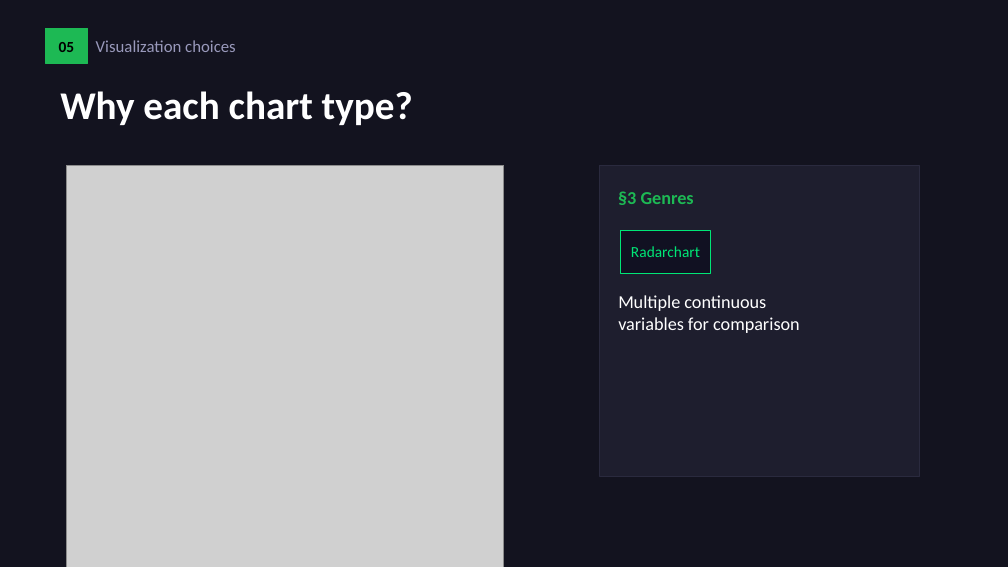
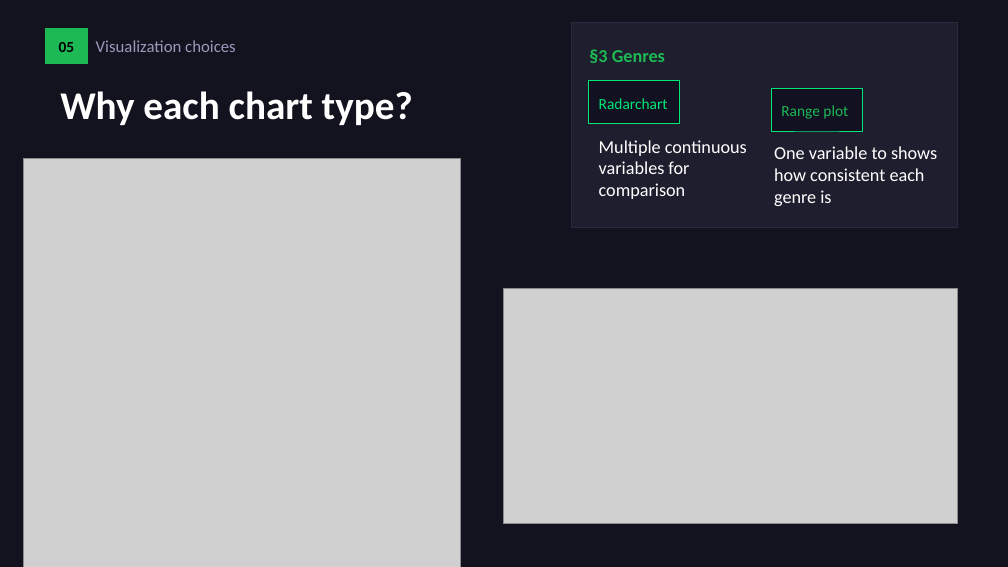
Before and after one commit to podsv-fs26-ad24/ad24-1-fancyproject, a slide deck: slide 9 of ad24-1-presentation.pptx. Drawn at 1008x567 pixels with LibreOffice and Linux fonts; fonts in the diff are those of the drawing; grey boxes stand for pictures. Boxes give left, top, right and bottom in pixels: in the first picture for what was removed or moved away, otherwise in the second. Text is boxed around its words. In the diff, an @@ line names an element or a change of style, - is before the commit and + after.

Commit message:
presentation update

```diff
--- a/ad24-1-presentation.pptx
+++ b/ad24-1-presentation.pptx
@@ rectangle: place and size @@
-rectangle at box(600, 165, 919, 477)
+rectangle at box(572, 22, 958, 227)
@@ text "§3 Genres": place and size @@
-text "§3 Genres" at box(618, 191, 694, 205)
+text "§3 Genres" at box(589, 49, 665, 63)
@@ text "Radarchart": place and size @@
-text "Radarchart" at box(631, 246, 700, 257)
+text "Radarchart" at box(599, 98, 668, 109)
@@ rectangle added at box(589, 81, 679, 123), fill #111122, outline #00E676 0.5 pt @@
@@ rectangle: place and size @@
-rectangle at box(620, 231, 711, 273)
+rectangle at box(771, 89, 862, 131)
@@ text added at box(781, 105, 848, 119), 11 pt, text #1DB954 @@
+Range plot
@@ text "Multiple continuous variables for comparison" rewrapped from box(618, 295, 800, 333) to box(599, 140, 747, 199) @@
@@ text added at box(774, 146, 937, 206), 13 pt, text #FFFFFF @@
+One variable to shows how consistent each genre is
@@ picture: place and size @@
-picture at box(67, 165, 504, 567)
+picture at box(23, 158, 461, 567)
@@ picture added at box(504, 288, 958, 524) @@
```
Also in this commit, not shown: 1 other slide changed.
